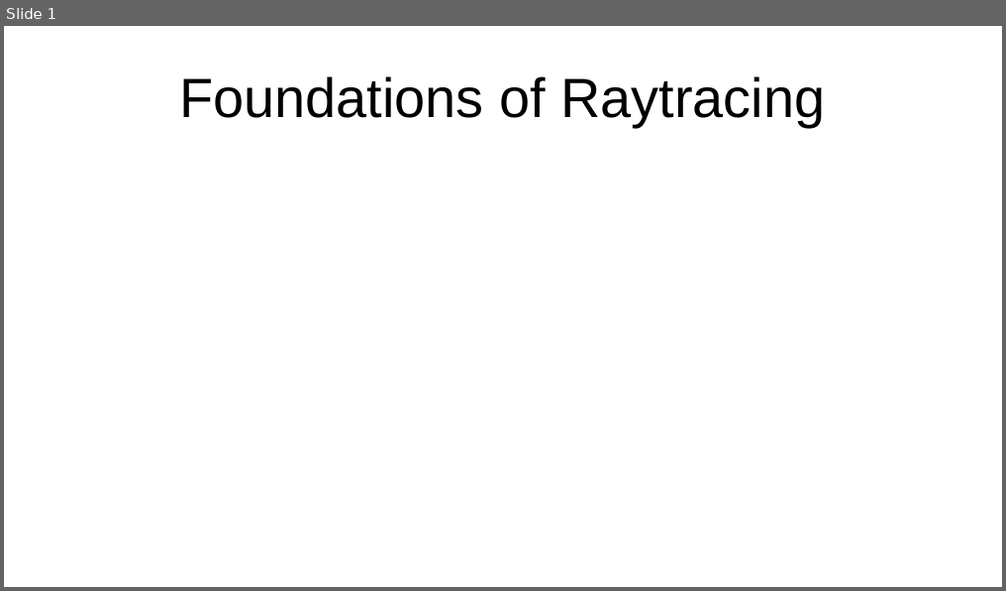
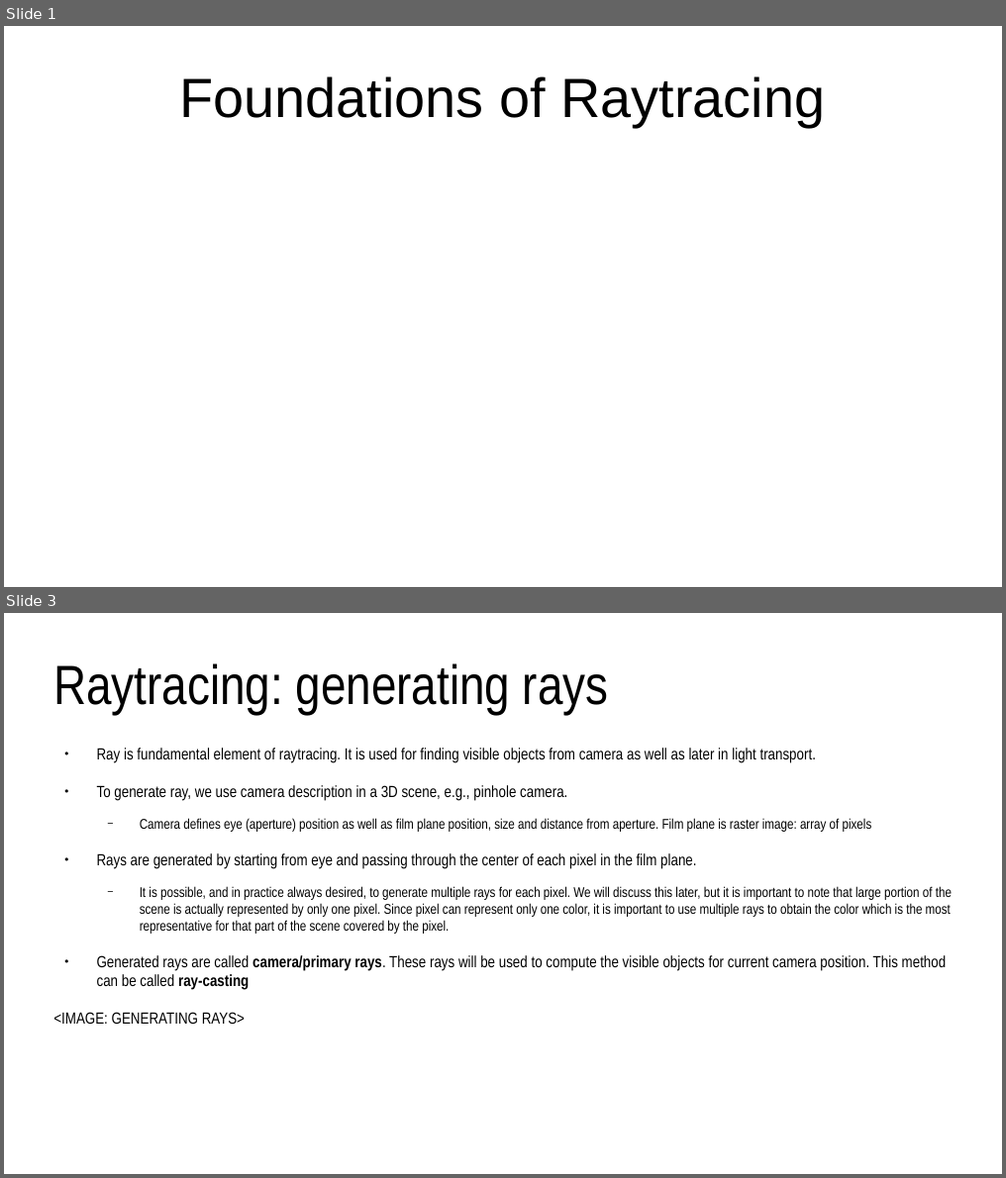
Before and after one commit to lorentzo/IntroductionToComputerGraphics, a slide deck: lectures/foundations_rendering/foundations_raytracing.odp. Shown one above the other, each under a label of ours: slide 1 before the commit, slides 1 and 3 after it; the slides between them are not shown. The pictures are 1006x591 and 1006x1178 pixels, drawn with LibreOffice and Linux fonts; fonts in the diff are those of the drawing. Boxes give left, top, right and bottom in pixels: in the first picture for what was removed or moved away, otherwise in the second. Text is boxed around its words. In the diff, an @@ line names an element or a change of style, - is before the commit and + after.

Commit message:
3d scene and rendering foundations

```diff
--- a/lectures/foundations_rendering/foundations_raytracing.odp
+++ b/lectures/foundations_rendering/foundations_raytracing.odp
@@ slide 3 added at [4, 613, 1002, 1174], background #FFFFFF @@
@@ title added at [54, 663, 608, 714], 44 pt, text #000000 @@
+Raytracing: generating rays
@@ text added at [54, 748, 951, 1024], 11.2 pt, text #000000 @@
+● Ray is fundamental element of raytracing. It is used for finding visible objects from camera as well as later in light transport.
+● To generate ray, we use camera description in a 3D scene, e.g., pinhole camera.
+  − Camera defines eye (aperture) position as well as film plane position, size and distance from aperture. Film plane is raster image: array of pixels
+● Rays are generated by starting from eye and passing through the center of each pixel in the film plane.
+  − It is possible, and in practice always desired, to generate multiple rays for each pixel. We will discuss this later, but it is important to note that large portion of the scene is actually represented by only one pixel. Since pixel can represent only one color, it is important to use multiple rays to obtain the color which is the most representative for that part of the scene covered by the pixel.
+● Generated rays are called camera/primary rays. These rays will be used to compute the visible objects for current camera position. This method can be called ray-casting
+<IMAGE: GENERATING RAYS>
```
Also in this commit, not shown: 1 slide changed, 7 other slides added, 5 other files.
